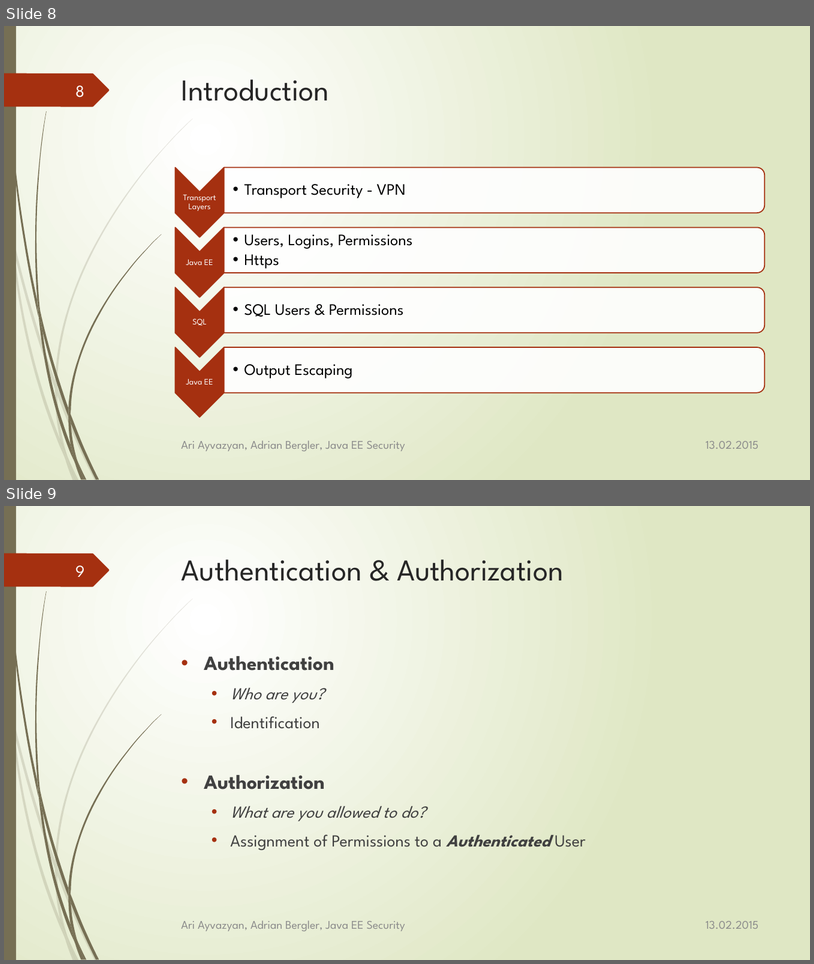
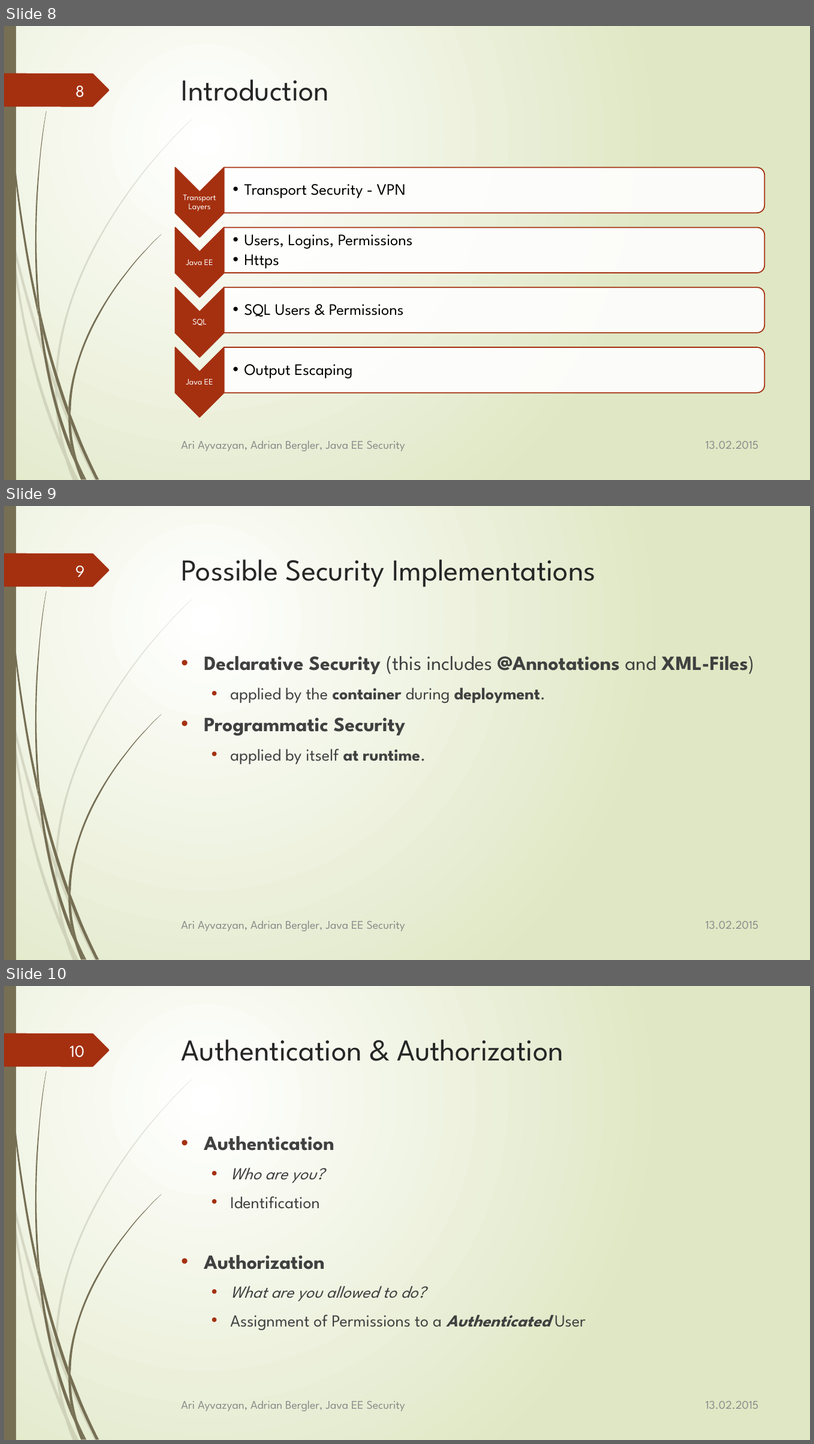
Before and after one commit to aayvazyan-tgm/JavaEESecurityExample, a slide deck: doc/Java EE - Security.pptx. Shown one above the other, each under a label of ours: slides 8 and 9 before the commit, slides 8, 9 and 10 after it. The pictures are 814x964 and 814x1444 pixels, drawn with LibreOffice and Linux fonts; fonts in the diff are those of the drawing. Boxes give left, top, right and bottom in pixels: in the first picture for what was removed or moved away, otherwise in the second. Text is boxed around its words. In the diff, an @@ line names an element or a change of style, - is before the commit and + after.

Commit message:
added framework, container & more information

```diff
--- a/doc/Java EE - Security.pptx
+++ b/doc/Java EE - Security.pptx
@@ slide 9 added at [4, 506, 810, 960], background gradient #FFFFFF to #DFE8C4; not listed: 24 template elements that a slide beside it also shows @@
@@ title added at [182, 559, 596, 587], 36 pt, text #262626 @@
+Possible Security Implementations
@@ page number added at [75, 565, 84, 577], 20 pt, text #FEFFFF @@
+9
@@ text added at [204, 655, 755, 764], 24 pt, text #404040, bold @@
+• Declarative Security (this includes @Annotations and XML-Files)
+  • applied by the container during deployment.
+• Programmatic Security
+  • applied by itself at runtime.
@@ text added at [181, 920, 405, 931], 14 pt, text #8C8C8C @@
+Ari Ayvazyan, Adrian Bergler, Java EE Security
@@ text added at [706, 921, 759, 928], 14 pt, text #8C8C8C @@
+13.02.2015
@@ what was slide 9 is now slide 10 @@
@@ page number at [70, 1045, 85, 1057]: text changed @@
-9
+10
```
Also in this commit, not shown: 5 slides changed, 2 other slides added.
